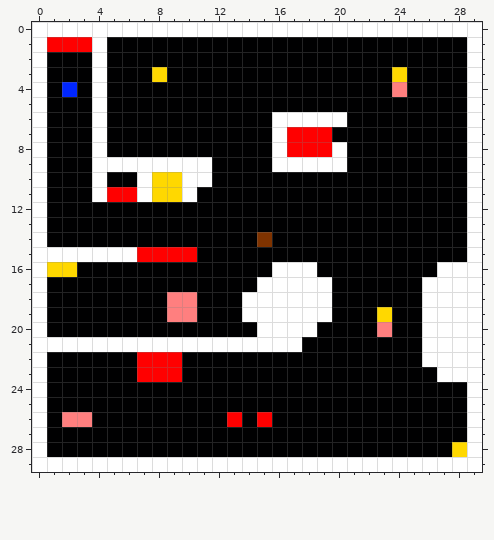
Edited in one commit: pixel-art sprite (res/level2.png). Above is the file before it was changed.
The file is 30x30 pixels. Colours within 5 levels of each other are drawn and written as one.
And afterwards:
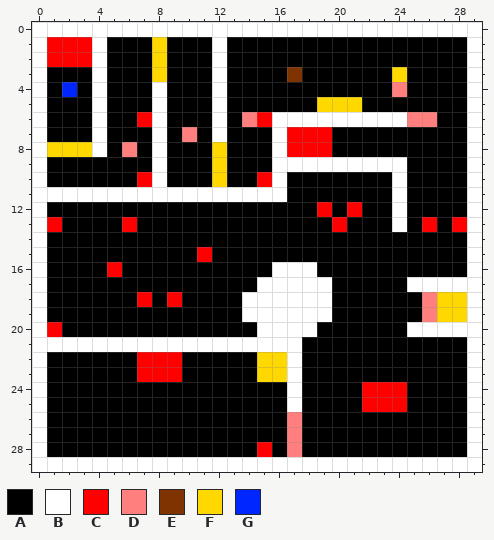
Palette (. is transparent): A #000001  B #ffffff  C #ff0000  D #ff7f7f  E #7f3300  F #ffd800  G #0026ff
From old to new:
y 1: x 8 A -> F; x 12 A -> B
y 2: x 1..3 AAA -> CCC; x 8 A -> F; x 12 A -> B
y 3: x 12 A -> B; x 17 A -> E
y 4: x 8 A -> B; x 12 A -> B
y 5: x 8 A -> B; x 12 A -> B; x 19..21 AAA -> FFF
y 6: x 7..8 AA -> CB; x 12 A -> B; x 14..15 AA -> DC; x 21..26 AAAAAA -> BBBBDD
y 7: x 8 A -> B; x 10 A -> D; x 12 A -> B
y 8: x 1..3 AAA -> FFF; x 6 A -> D; x 8 A -> B; x 12 A -> F; x 20 B -> A
y 9: x 4..7 BBBB -> AAAA; x 9..12 BBBA -> AAAF; x 21..24 AAAA -> BBBB
y 10: x 4 B -> A; x 7..12 BFFBBA -> CBAAAF; x 15..16 AA -> CB; x 24 A -> B
y 11: x 1..3 AAA -> BBB; x 5..6 CC -> BB; x 8..9 FF -> BB; x 11..16 AAAAAA -> BBBBBB; x 24 A -> B
y 12: x 19 A -> C; x 21 A -> C; x 24 A -> B
y 13: x 1 A -> C; x 6 A -> C; x 20 A -> C; x 24 A -> B; x 26 A -> C; x 28 A -> C
y 14: x 15 E -> A
y 15: x 1..11 BBBBBBCCCCA -> AAAAAAAAAAC
y 16: x 1..2 FF -> AA; x 5 A -> C; x 27..28 BB -> AA
y 17: x 25 A -> B
y 18: x 7 A -> C; x 9..10 DD -> CA; x 26..28 BBB -> DFF
y 19: x 9..10 DD -> AA; x 23 F -> A; x 26..28 BBB -> DFF
y 20: x 1 A -> C; x 23 D -> A; x 25 A -> B
y 21: x 26..28 BBB -> AAA
y 22: x 15..17 AAA -> FFB; x 26..28 BBB -> AAA
y 23: x 15..17 AAA -> FFB; x 27..28 BB -> AA
y 24..25: x 17 A -> B; x 22..24 AAA -> CCC
y 26: x 2..3 DD -> AA; x 13 C -> A; x 15 C -> A; x 17 A -> D
y 27: x 17 A -> D
y 28: x 15 A -> C; x 17 A -> D; x 28 F -> A
Where, in picture pixels (left, top, right, bottom), the same in both pictures:
changed: (47, 37, 467, 457)
